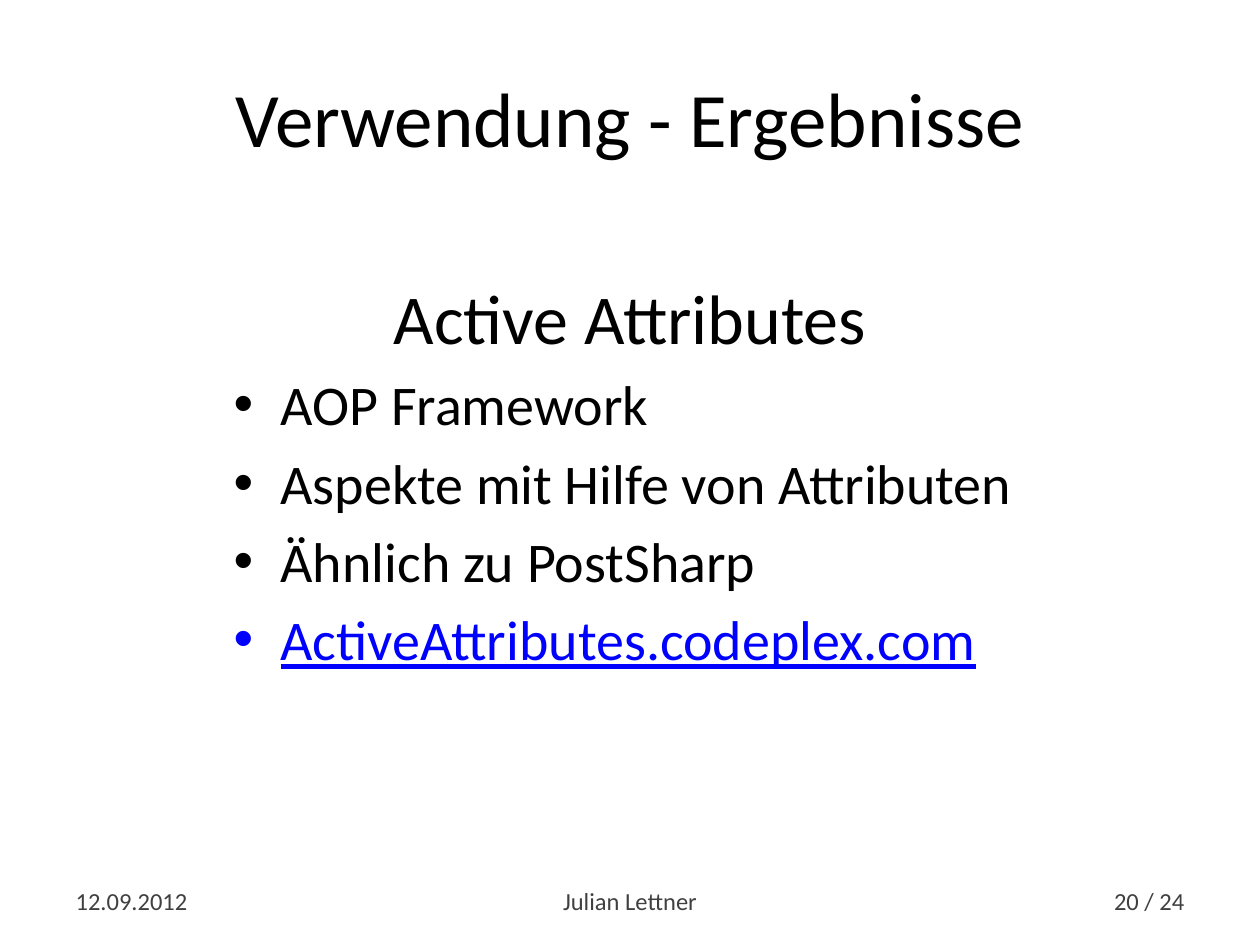
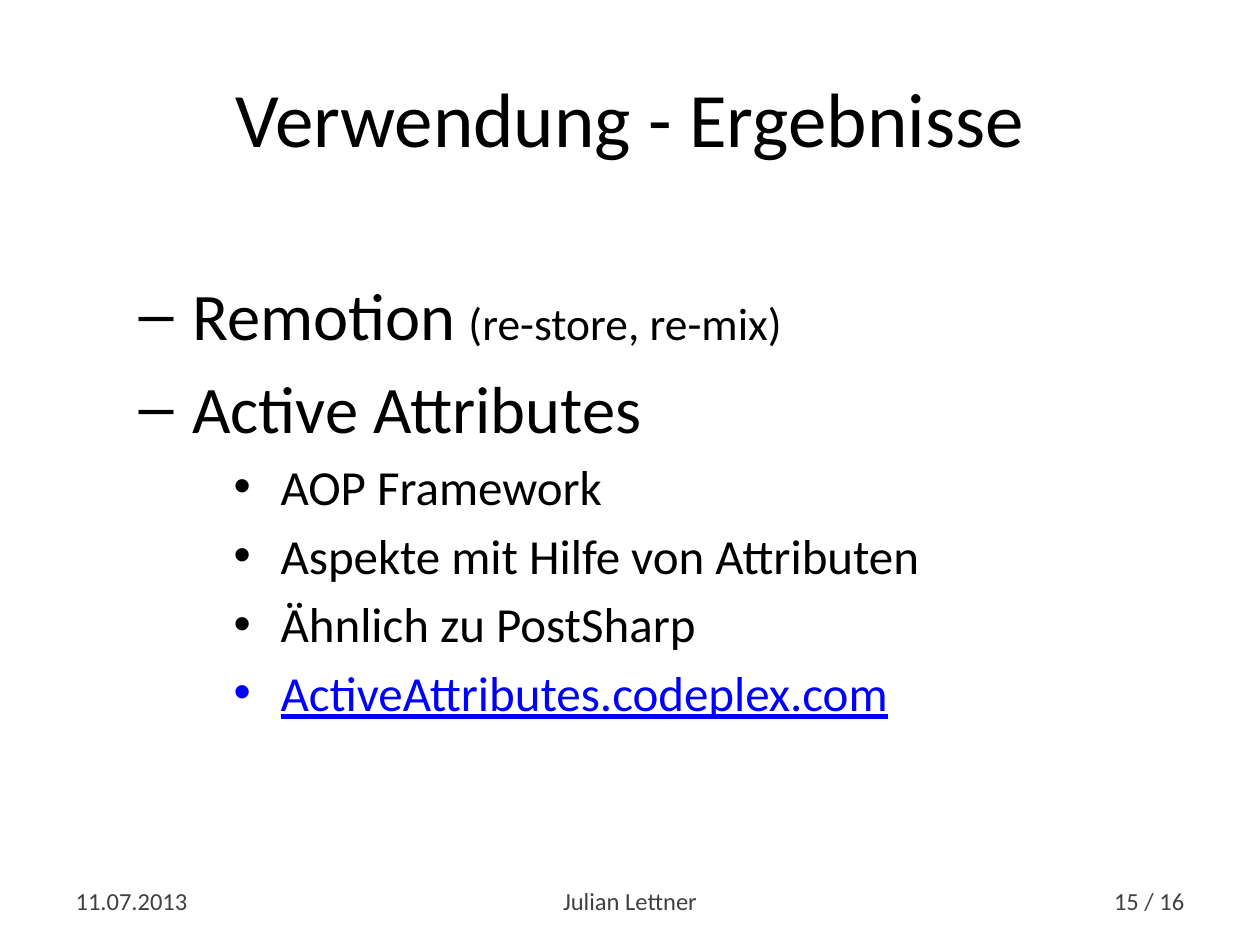
Before and after one commit to yln/TypePipeDemo, a slide deck: slide 15 of A Code Generation Pipeline for .NET.pptx (slide 20 before the commit). Drawn at 1260x945 pixels with LibreOffice and Linux fonts; fonts in the diff are those of the drawing. Boxes give left, top, right and bottom in pixels: in the first picture for what was removed or moved away, otherwise in the second. Text is boxed around its words. In the diff, an @@ line names an element or a change of style, - is before the commit and + after.

```diff
--- a/A Code Generation Pipeline for .NET.pptx
+++ b/A Code Generation Pipeline for .NET.pptx
@@ text at (x1=192, y1=294, x2=782, y2=346): paragraph added @@
+  – Remotion (re-store, re-mix)
@@ text at (x1=192, y1=386, x2=919, y2=719): size 40 to 38 pt in "Active Attributes"; size 32 to 28 pt in "AOP Framework", "Aspekte mit Hilfe von Attributen", "Ähnlich zu PostSharp", "ActiveAttributes.codeplex.com"; alignment centre to left; bullet none to –; list level 1 to 2 in "Active Attributes" @@
@@ text at (x1=76, y1=894, x2=188, y2=910): text changed @@
-12.09.2012
+11.07.2013
@@ page number at (x1=1114, y1=893, x2=1184, y2=910): text changed @@
-20 / 24
+15 / 16
```
Also in this commit, not shown: 13 other slides changed, 1 slide added, 9 slides removed.
